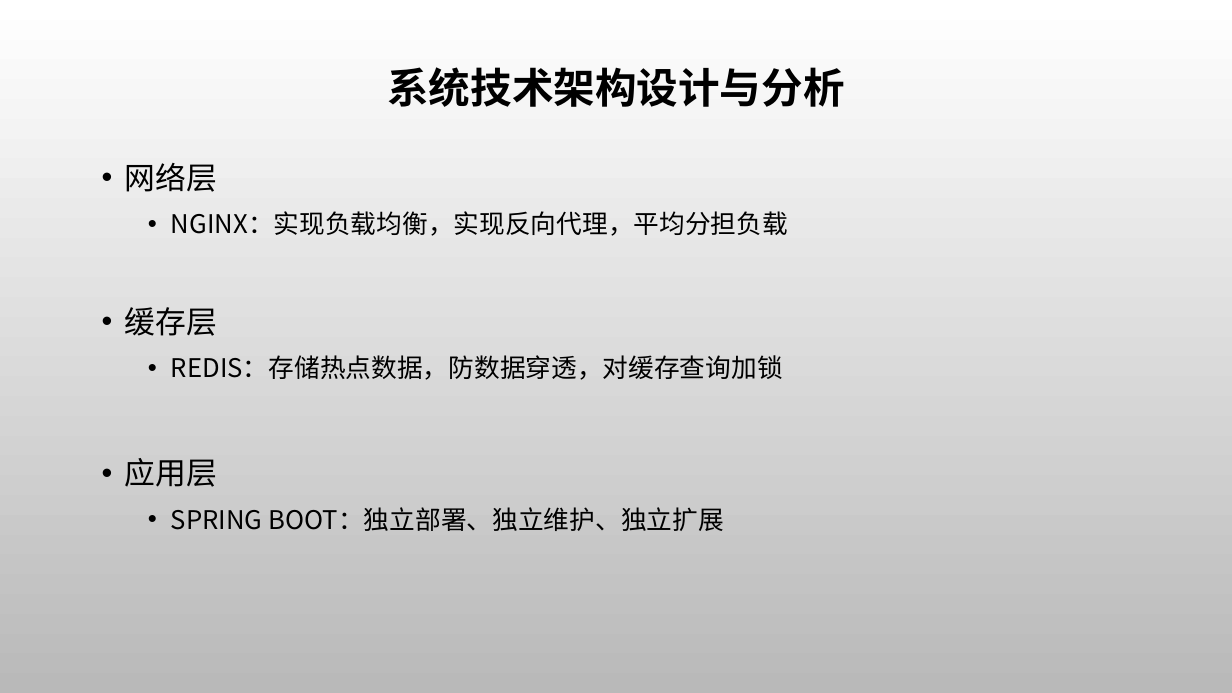
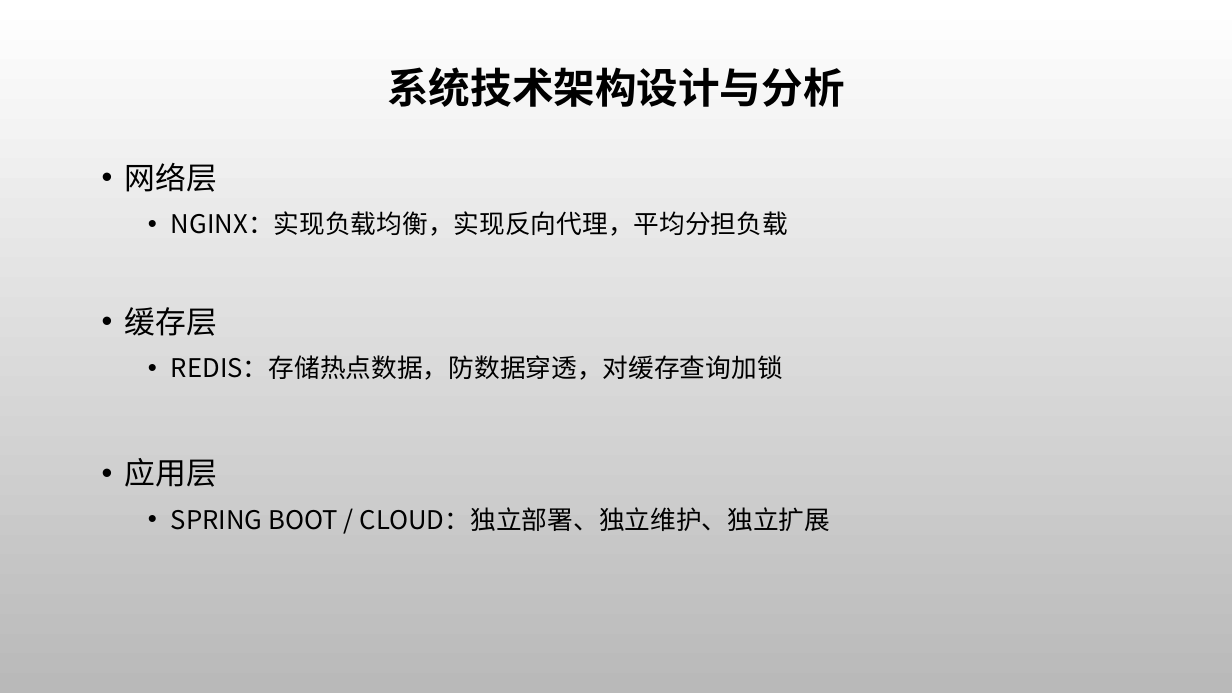
Before and after one commit to ThunderboltLei/BitExams, a slide deck: slide 4 of graduation_design/my_paper/计算机-雷明-毕业答辩.pptx. Drawn at 1232x693 pixels with LibreOffice and Linux fonts; fonts in the diff are those of the drawing; background and template pictures are left out. Boxes give left, top, right and bottom in pixels: in the first picture for what was removed or moved away, otherwise in the second. Text is boxed around its words. In the diff, an @@ line names an element or a change of style, - is before the commit and + after.

```diff
--- a/graduation_design/my_paper/计算机-雷明-毕业答辩.pptx
+++ b/graduation_design/my_paper/计算机-雷明-毕业答辩.pptx
@@ text at <box>171,507,831,531</box>: text changed @@
-  • SPRING BOOT：独立部署、独立维护、独立扩展
+  • SPRING BOOT / CLOUD：独立部署、独立维护、独立扩展
```
Also in this commit, not shown: 2 other slides changed.
